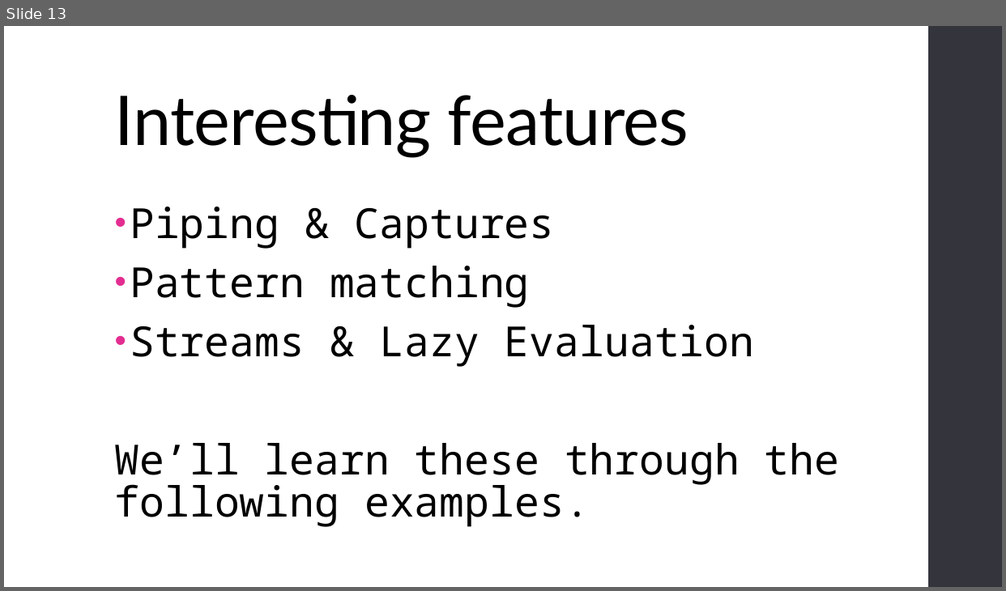
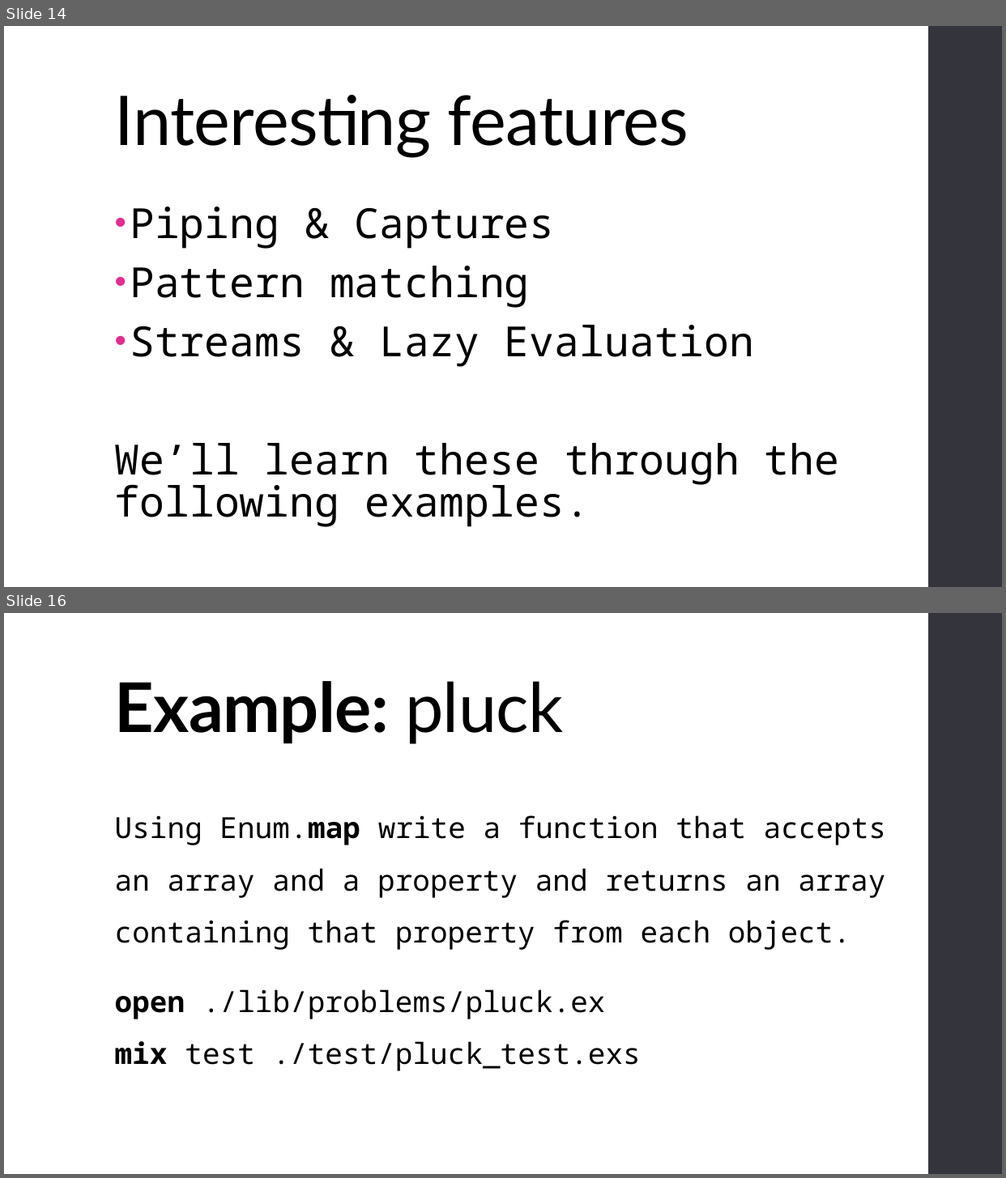
Before and after one commit to fp-uwa/intro-elixir, a slide deck: talk/slides.pptx. Shown one above the other, each under a label of ours: slide 13 before the commit, slides 14 and 16 after it; the slides between them are not shown. The pictures are 1006x591 and 1006x1178 pixels, drawn with LibreOffice and Linux fonts; fonts in the diff are those of the drawing. Boxes give left, top, right and bottom in pixels: in the first picture for what was removed or moved away, otherwise in the second. Text is boxed around its words. In the diff, an @@ line names an element or a change of style, - is before the commit and + after.

```diff
--- a/talk/slides.pptx
+++ b/talk/slides.pptx
@@ slide 16 added at <box>4,613,1002,1174</box>, background #FFFFFF; not listed: 1 template element that a slide beside it also shows @@
@@ title added at <box>115,681,564,744</box>, 66 pt, text #000000, bold @@
+Example: pluck
@@ text added at <box>115,815,886,1071</box>, 28 pt, text #000000 @@
+Using Enum.map write a function that accepts an array and a property and returns an array containing that property from each object.
+open ./lib/problems/pluck.ex
+mix test ./test/pluck_test.exs
@@ what was slide 13 is now slide 14 @@
```
Also in this commit, not shown: 4 slides changed, 4 other slides added, 2 other files.
